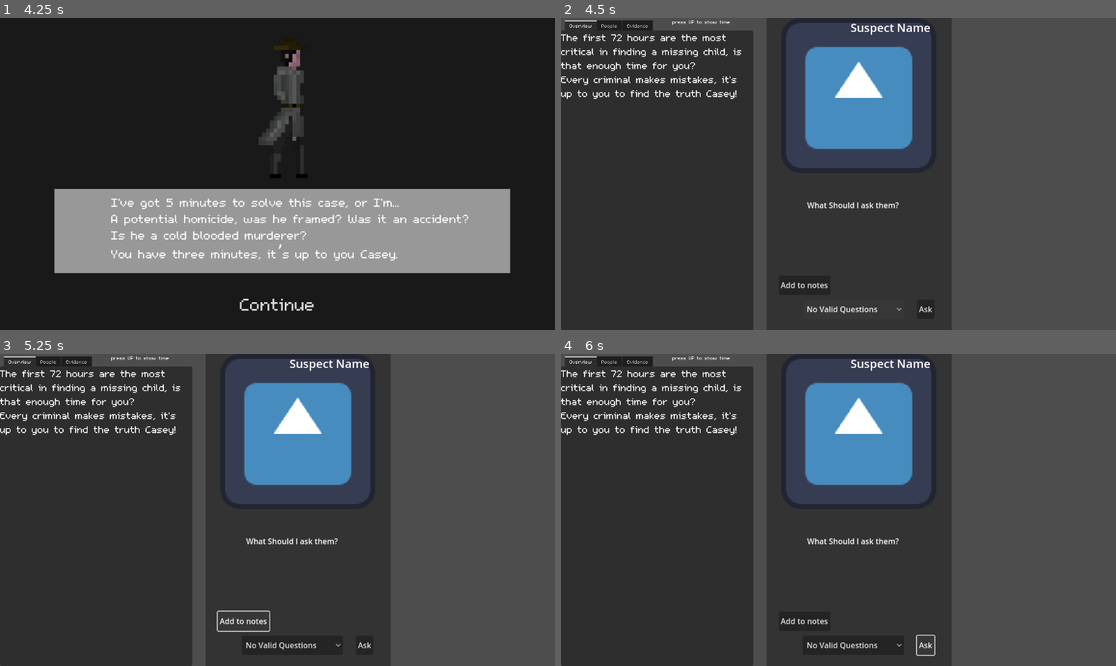
Above: before the commit, frames 1-4 (two rows, left to right).
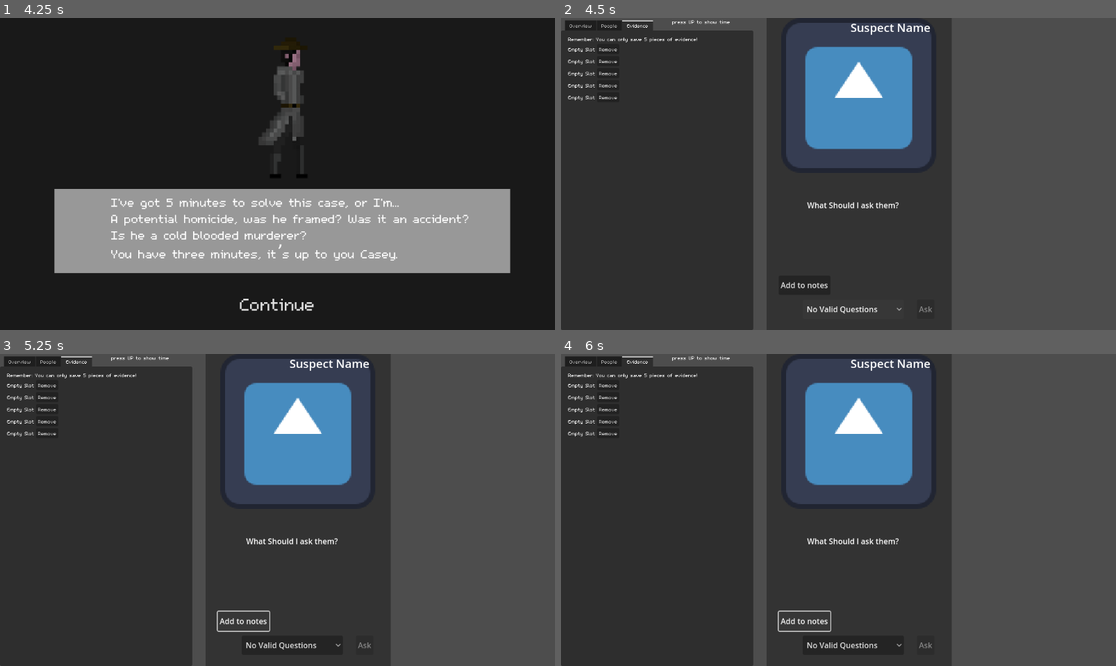
Above: after the commit, the same moments.

Repository: SalpinxAri/Speed-Sleuth
Game: Godot game, scene res://scenes/menu.tscn
Same seed, same stepped clock (60 frames per second), same inputs: the game is played once before the commit and once after it. The engine's default icon, where the game draws it, is replaced by a stand-in: a white triangle on a blue panel in a dark square.
Inputs:
- Up to frame 1 (4.25 s): click "Case 1" at 0.5 s; click "Continue" at 1.25 s; click "Continue" at 2 s; tap Enter at 2.75 s; hold Up (ui_up) 2.78-3.53 s; tap Space at 3.5 s; hold Down (ui_down) from 3.53 s (still down)
- Up to frame 2 (4.5 s): release Down (ui_down) at 4.25 s; click "Continue" at 4.25 s
- Up to frame 3 (5.25 s): click "Add to notes" at 5 s
- Up to frame 4 (6 s): click "Ask" (after the commit: "Add to notes") at 5.75 s

Frame 1 is identical in both runs. In frame 2, 1.7% of the frame differs, in the area x 0-67%, y 0-95%; in frame 3, 1.7%; in frame 4, 1.9%, in the area x 0-68%, y 0-97%.
Error before the commit: Invalid access to property or key of type 'String' on a base object of type 'Dictionary'. (res://scripts/response.gd:74)
Error after the commit: Invalid access to property or key 'full' on a base object of type 'null instance'. (res://scripts/add_evidence.gd:24)

Commit message:
Best I could do, sorry gang

Diff:
--- a/second-game/scenes/ask_questions.tscn
+++ b/second-game/scenes/ask_questions.tscn
@@ -100,6 +100,7 @@
 
 [node name="Button" type="Button" parent="Ask_question"]
 layout_mode = 2
+disabled = true
 text = "Ask"
 script = ExtResource("7_btou2")
 nodepath = NodePath("../../Questions/OptionButton")
@@ -129,5 +130,6 @@
 [connection signal="choice_changed" from="." to="Ask_question/Button" method="_on_ask_questions_choice_changed"]
 [connection signal="choice_changed" from="." to="Response/Label" method="_on_ask_questions_choice_changed"]
 [connection signal="item_selected" from="Questions/OptionButton" to="Ask_question/Button" method="_on_option_button_item_selected"]
+[connection signal="pressed" from="Add_to_notes/Button" to="." method="_on_button_pressed"]
 [connection signal="pressed" from="Ask_question/Button" to="Questions/OptionButton" method="_on_button_pressed"]
 [connection signal="pressed" from="Ask_question/Button" to="Response/Label" method="_on_button_pressed"]
--- a/second-game/scenes/case.tscn
+++ b/second-game/scenes/case.tscn
@@ -1,7 +1,9 @@
-[gd_scene load_steps=7 format=3 uid="uid://ch6gwrojqu8qo"]
+[gd_scene load_steps=9 format=3 uid="uid://ch6gwrojqu8qo"]
 
 [ext_resource type="Script" uid="uid://b134trtdicmf5" path="res://scripts/button_holder.gd" id="1_4w0dx"]
 [ext_resource type="FontFile" uid="uid://b4x2noqamp7i8" path="res://assets/fonts/m5x7.ttf" id="1_712p6"]
+[ext_resource type="Script" uid="uid://1dbljpc3rhl4" path="res://scripts/EvidenceLabel.gd" id="3_4ongv"]
+[ext_resource type="Script" uid="uid://b8f4yrh2yjbgm" path="res://scripts/add_evidence.gd" id="3_vuvln"]
 
 [sub_resource type="Theme" id="Theme_712p6"]
 default_font = ExtResource("1_712p6")
@@ -23,9 +25,10 @@
 offset_right = 399.0
 offset_bottom = 648.0
 theme = SubResource("Theme_712p6")
-current_tab = 0
+current_tab = 2
 
 [node name="Overview" type="TabBar" parent="TabContainer"]
+visible = false
 layout_mode = 2
 metadata/_tab_index = 0
 
@@ -131,10 +134,88 @@
 text = "Interrogate"
 
 [node name="Evidence" type="TabBar" parent="TabContainer"]
-visible = false
-layout_mode = 2
+layout_mode = 2
+script = ExtResource("3_vuvln")
+node1 = NodePath("VBoxContainer/HBoxContainer/Label")
+node2 = NodePath("VBoxContainer/HBoxContainer2/Label")
+node3 = NodePath("VBoxContainer/HBoxContainer3/Label")
+node4 = NodePath("VBoxContainer/HBoxContainer4/Label")
+node5 = NodePath("VBoxContainer/HBoxContainer5/Label")
+node_text = NodePath("../..")
 metadata/_tab_index = 2
 
+[node name="VBoxContainer" type="VBoxContainer" parent="TabContainer/Evidence"]
+layout_mode = 0
+offset_left = 15.0
+offset_top = 11.0
+offset_right = 369.0
+offset_bottom = 79.0
+
+[node name="Label" type="Label" parent="TabContainer/Evidence/VBoxContainer"]
+layout_mode = 2
+text = "Remember: You can only save 5 pieces of evidence!"
+
+[node name="HBoxContainer2" type="HBoxContainer" parent="TabContainer/Evidence/VBoxContainer"]
+layout_mode = 2
+
+[node name="Label" type="Label" parent="TabContainer/Evidence/VBoxContainer/HBoxContainer2"]
+layout_mode = 2
+text = "Empty Slot"
+script = ExtResource("3_4ongv")
+
+[node name="RemoveEvidence" type="Button" parent="TabContainer/Evidence/VBoxContainer/HBoxContainer2"]
+layout_mode = 2
+text = "Remove"
+
+[node name="HBoxContainer5" type="HBoxContainer" parent="TabContainer/Evidence/VBoxContainer"]
+layout_mode = 2
+
+[node name="Label" type="Label" parent="TabContainer/Evidence/VBoxContainer/HBoxContainer5"]
+layout_mode = 2
+text = "Empty Slot"
+script = ExtResource("3_4ongv")
+
+[node name="RemoveEvidence" type="Button" parent="TabContainer/Evidence/VBoxContainer/HBoxContainer5"]
+layout_mode = 2
+text = "Remove"
+
+[node name="HBoxContainer4" type="HBoxContainer" parent="TabContainer/Evidence/VBoxContainer"]
+layout_mode = 2
+
+[node name="Label" type="Label" parent="TabContainer/Evidence/VBoxContainer/HBoxContainer4"]
+layout_mode = 2
+text = "Empty Slot"
+script = ExtResource("3_4ongv")
+
+[node name="RemoveEvidence" type="Button" parent="TabContainer/Evidence/VBoxContainer/HBoxContainer4"]
+layout_mode = 2
+text = "Remove"
+
+[node name="HBoxContainer3" type="HBoxContainer" parent="TabContainer/Evidence/VBoxContainer"]
+layout_mode = 2
+
+[node name="Label" type="Label" parent="TabContainer/Evidence/VBoxContainer/HBoxContainer3"]
+layout_mode = 2
+text = "Empty Slot"
+script = ExtResource("3_4ongv")
+
+[node name="RemoveEvidence" type="Button" parent="TabContainer/Evidence/VBoxContainer/HBoxContainer3"]
+layout_mode = 2
+text = "Remove"
+
+[node name="HBoxContainer" type="HBoxContainer" parent="TabContainer/Evidence/VBoxContainer"]
+layout_mode = 2
+
+[node name="Label" type="Label" parent="TabContainer/Evidence/VBoxContainer/HBoxContainer"]
+layout_mode = 2
+text = "Empty Slot"
+script = ExtResource("3_4ongv")
+
+[node name="RemoveEvidence" type="Button" parent="TabContainer/Evidence/VBoxContainer/HBoxContainer"]
+layout_mode = 2
+text = "Remove"
+
+[connection signal="add_evidence" from="." to="TabContainer/Evidence" method="_on_case_add_evidence"]
 [connection signal="button_down" from="TabContainer/People/VBoxContainer/Jared Testimony/Button" to="." method="_on_button_Jared_down"]
 [connection signal="button_down" from="TabContainer/People/VBoxContainer/Jago Testimony/Button" to="." method="_on_button_Jago_down"]
 [connection signal="button_down" from="TabContainer/People/VBoxContainer/Aaron Testimony/Button" to="." method="_on_button_Aaron_down"]
@@ -142,3 +223,8 @@
 [connection signal="button_down" from="TabContainer/People/VBoxContainer/Madison Interrogate/Button" to="." method="_on_button_Madison_down"]
 [connection signal="button_down" from="TabContainer/People/VBoxContainer/Adolphine Interrogate/Button" to="." method="_on_button_Adolphine_down"]
 [connection signal="button_down" from="TabContainer/People/VBoxContainer/Josephine Interrogate/Button" to="." method="_on_button_Josephine_down"]
+[connection signal="pressed" from="TabContainer/Evidence/VBoxContainer/HBoxContainer2/RemoveEvidence" to="TabContainer/Evidence/VBoxContainer/HBoxContainer2/Label" method="_on_remove_evidence_pressed"]
+[connection signal="pressed" from="TabContainer/Evidence/VBoxContainer/HBoxContainer5/RemoveEvidence" to="TabContainer/Evidence/VBoxContainer/HBoxContainer5/Label" method="_on_remove_evidence_pressed"]
+[connection signal="pressed" from="TabContainer/Evidence/VBoxContainer/HBoxContainer4/RemoveEvidence" to="TabContainer/Evidence/VBoxContainer/HBoxContainer4/Label" method="_on_remove_evidence_pressed"]
+[connection signal="pressed" from="TabContainer/Evidence/VBoxContainer/HBoxContainer3/RemoveEvidence" to="TabContainer/Evidence/VBoxContainer/HBoxContainer3/Label" method="_on_remove_evidence_pressed"]
+[connection signal="pressed" from="TabContainer/Evidence/VBoxContainer/HBoxContainer/RemoveEvidence" to="TabContainer/Evidence/VBoxContainer/HBoxContainer/Label" method="_on_remove_evidence_pressed"]
--- a/second-game/scenes/main_game.tscn
+++ b/second-game/scenes/main_game.tscn
@@ -26,5 +26,8 @@
 nodepath = NodePath("../Case")
 
 [node name="Case" parent="." instance=ExtResource("1_72e8q")]
+ask_questions = NodePath("../ask_questions")
 
+[connection signal="add_notes" from="ask_questions" to="Case" method="_on_ask_questions_add_notes"]
+[connection signal="add_evidence" from="Case" to="ask_questions" method="_on_case_add_evidence"]
 [connection signal="pressed" from="Case" to="ask_questions" method="_on_case_pressed"]
--- /dev/null
+++ b/second-game/scripts/EvidenceLabel.gd
@@ -0,0 +1,10 @@
+extends Label
+
+var important_evidence = false
+var evidence_text = ""
+var full = false
+
+func _on_remove_evidence_pressed() -> void:
+	important_evidence = false
+	evidence_text = "Empty slot. Gather some evidence!"
+	self.text = evidence_text
--- /dev/null
+++ b/second-game/scripts/add_evidence.gd
@@ -0,0 +1,29 @@
+extends TabBar
+
+
+@export var node1:NodePath
+@export var node2:NodePath
+@export var node3:NodePath
+@export var node4:NodePath
+@export var node5:NodePath
+@export var node_text:NodePath
+var node_paths = [node1, node2, node3, node4, node5]
+
+
+func _ready() -> void:
+	print("node1 path:", node1)
+	var label = get_node_or_null(node1)
+	if label == null:
+		push_warning("Label is null at runtime!")
+	else:
+		print("Found label:", label)
+
+
+func _on_case_add_evidence() -> void:
+	for node_path in node_paths:
+		if  !get_node(node_path).full:
+			get_node(node_path).evidence_text = get_node(node_text).evi_text
+			get_node(node_path).full = true
+			if get_node(node_path).evidence_text[0] == "`":
+				get_node(node_path).important_evidence = true
+			break
--- a/second-game/scripts/add_to_notes_button.gd
+++ b/second-game/scripts/add_to_notes_button.gd
@@ -1,6 +1 @@
 extends Button
-
-#TODO
-#When this is pressed make it add stuff to the notes. I cant do this yet
-
-var current_info = 0
--- a/second-game/scripts/button_holder.gd
+++ b/second-game/scripts/button_holder.gd
@@ -1,8 +1,11 @@
 extends Node2D
 
 var suspect_name = "Adolphne Sax"
+var evi_text = ""
 signal pressed
+signal add_evidence
 
+@export var ask_questions:NodePath
 
 func _on_button_Madison_down() -> void:
 	suspect_name = "Madison Woodard"
@@ -39,3 +42,14 @@
 func _on_button_Josephine_down() -> void:
 	suspect_name = "Josephine Aguire"
 	pressed.emit()
+
+
+
+
+
+
+
+
+func _on_ask_questions_add_notes() -> void:
+	evi_text = get_node(ask_questions).evi_text
+	add_evidence.emit()
--- a/second-game/scripts/stopwatch.gd
+++ b/second-game/scripts/stopwatch.gd
@@ -39,5 +39,5 @@
 
 
 
-func _process(delta):
+func _process(_delta):
 	view_time()
--- a/second-game/scripts/suspect.gd
+++ b/second-game/scripts/suspect.gd
@@ -2,8 +2,10 @@
 
 @export var nodepath:NodePath
 signal choice_changed
+signal add_notes
 
 
+var evi_text = ""
 var suspect_name = 'Adolphne Sax'
 # Called when the node enters the scene tree for the first time.
 
@@ -14,3 +16,10 @@
 func _on_case_pressed() -> void:
 	suspect_name = get_node(nodepath).suspect_name
 	choice_changed.emit()
+
+
+
+
+func _on_button_pressed() -> void:
+	evi_text = $Response/Label.text
+	add_notes.emit()
Not shown, added: second-game/scripts/EvidenceLabel.gd.uid
Not shown, added: second-game/scripts/add_evidence.gd.uid
